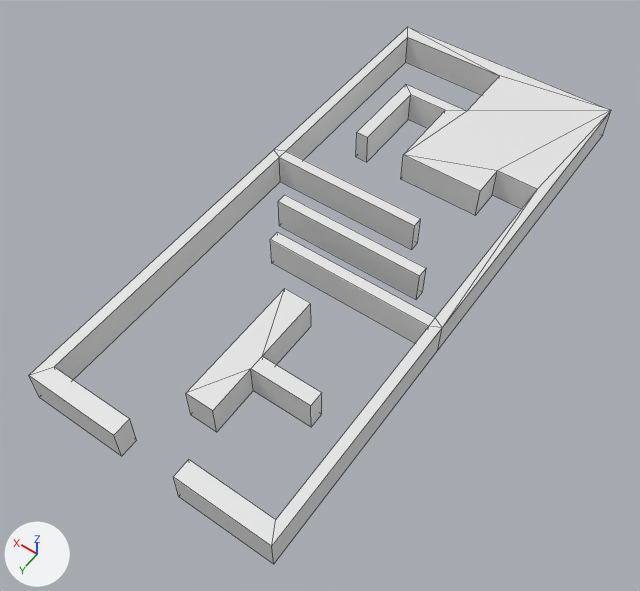
Two versions of the FBX model Assets/Art/Levels/Level1.fbx, one commit apart.
Both versions are drawn from a 50 mm lens placed at (-26.3, 50.7, 51.4), pointed at (-2.4, 17.3, -1.1). The lights are fixed; the arrows at lower left show +X, +Y and +Z. Mesh edges are drawn as thin lines. Where no turn or scale is listed for an object, it has been applied to the vertices.

The scene before the commit, as lines of its bpy script (objects in view):
```python
me_plane = bpy.data.meshes.new('Plane')
me_plane.from_pydata(...)  # 88 vertices, 69 faces; spans x -13.0..6.9, y -6.7..39.6, z 0.0..2.7
# before: 48 (-13.0, -6.7, 2.7) at pixel (611, 110), 51 (-8.7, 5.2, 2.7) at pixel (497, 170), 52 (-3.3, 0.3, 2.7) at pixel (466, 111), 55 (-1.7, 7.9, 2.7) at pixel (403, 154)
ob_plane = bpy.data.objects.new('Plane', me_plane)
ob_plane.location = (0.48, -3.56, 0.0)
```
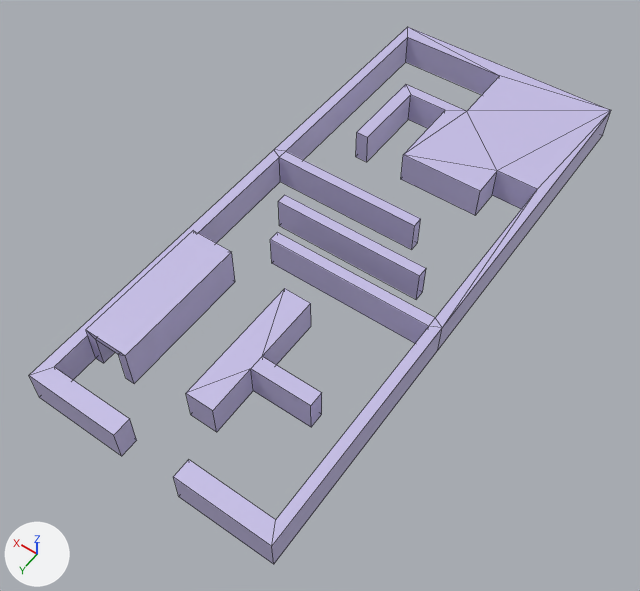
What the commit changed:
Picture 'GameColors.png' (img_gamecolors_png) is new.
Material 'Material' (mat_material) is new.
Its texture is img_gamecolors_png.
me_plane is used by ob_plane; location (0.48, -3.56, 0.0).
Verts and faces of me_plane; kept vertices keep their numbers, new ones are numbered from 88.
me_plane had 88 vertices, 69 faces and spanned x -13.0..6.9, y -6.7..39.6, z 0.0..2.7.
me_plane now has 104 vertices, 82 faces and spans x -13.0..6.9, y -6.7..39.6, z 0.0..3.4.
me_plane part 1: a new loose piece of 16 vertices spanning x 2.5..6.1, y 24.1..35.1, z 0.0..3.4, in mat_material (picture img_gamecolors_png).
Part 2, on me_plane:
Faces deleted: (48, 52, 55, 51).
New faces: (48, 52, 51), (51, 52, 55).
me_plane part 3: 68 faces spanning x -13.0..6.9, y -6.7..39.6, z 0.0..2.7 switch from no material to mat_material (picture img_gamecolors_png).

Where the change shows, as pixel boxes (x1, y1, x2, y2) in the pictures (640 x 591 px):
part 1 of me_plane, added (blue)
    after: (86, 230, 235, 383)
part 2 of me_plane, built on
    both: (403, 110, 611, 171)
part 3 of me_plane, recoloured (white to blue)
    both: (29, 27, 611, 564)
